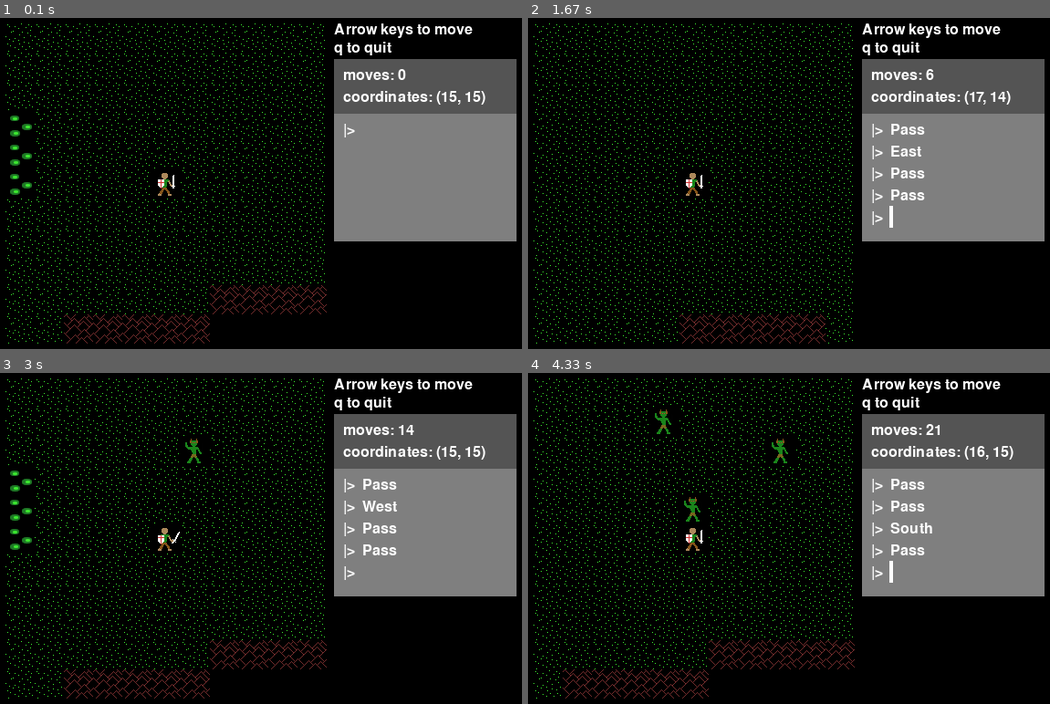
Above: before the commit, frames 1-4 (two rows, left to right).
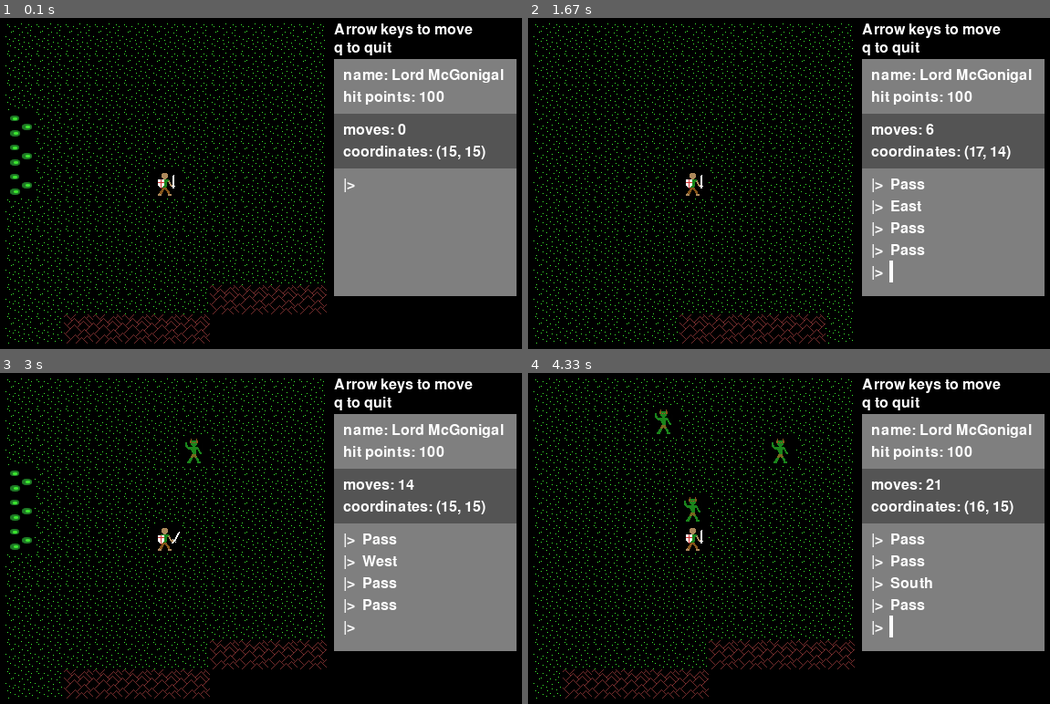
Above: after the commit, the same moments.

Repository: josh-reynolds/Python
Game: pygame game, started from pygame/nulltima/demo.py
Two runs of this game, one before a commit and one after it. Both use one fixed random seed, a clock stepped at 60 frames per second and the inputs below.
Inputs:
- Up to frame 1 (0.1 s): no input
- Up to frame 2 (1.67 s): hold Right 0.33-0.8 s; hold Up 0.83-1.13 s; tap Space at 0.9, 1.23, 1.53 s; hold Right 1.17-1.63 s
- Up to frame 3 (3 s): hold Left 1.67-2.2 s; tap Space at 1.73, 2.03, 2.3, 2.63, 2.93 s; hold Down 2.23-2.53 s; hold Left 2.57-2.97 s
- Up to frame 4 (4.33 s): hold Up 3-3.37 s; tap Space at 3.07, 3.47, 3.77, 4.13 s; hold Right 3.4-4.03 s; hold Down from 4.07 s (still down)

The runs differ from the first frame. In frame 1, 17% of the frame differs, in the area x 63-99%, y 12-85%; in frame 2, 18%; in frame 3, 18%; in frame 4, 18%.

Commit message:
Adding PlayerStatusDisplay and some data fields to Player

Diff:
--- a/pygame/nulltima/demo.py
+++ b/pygame/nulltima/demo.py
@@ -9,8 +9,9 @@
         Grid(size=(11, 11), pos=(60, 60))
         Text(text='Arrow keys to move', pos=(420, 60))
         Text(text='q to quit', pos=(420, 80))
-        StatusDisplay(pos=(420,100))
-        Console(pos=(420, 160))
+        PlayerStatusDisplay(pos=(420,100))
+        StatusDisplay(pos=(420,160))
+        Console(pos=(420, 220))
 
 if __name__ == '__main__':
     Demo().run()
--- a/pygame/nulltima/game.py
+++ b/pygame/nulltima/game.py
@@ -77,6 +77,40 @@
     def on_notify(self, last_move, player_position):
         self.moves += 1
         self.player_position = player_position
+
+class PlayerStatusDisplay(Component):
+    def __init__(self, pos):
+        super().__init__(pos)
+        Game.level.player.add_observer(self)
+        self.bg = Color('gray50')
+        self.name = ""
+        self.hit_points = ""
+        self.on_notify(Game.level.player.name, Game.level.player.hit_points)
+        self.render()
+
+    def render(self):
+        self.width = 200
+
+        contents = ["name: " + str(self.name),
+                    "hit points: " + str(self.hit_points)]
+        maxlines = len(contents) + 1
+
+        self.img = pygame.Surface((self.width, 20 + maxlines * self.fontsize))
+        self.img.fill(self.bg)
+        self.rect = self.img.get_rect()
+        self.rect.topleft = self.pos
+
+        for i,line in enumerate(contents):
+            text = self.font.render(line, True, self.fontcolor)
+            self.img.blit(text, (10, 10 + i * self.fontsize))
+
+    def draw(self):
+        self.render()
+        Game.screen.blit(self.img, self.rect)
+
+    def on_notify(self, name, hit_points):
+        self.name = name
+        self.hit_points = hit_points
 
 class Console(Component):
     def __init__(self, pos):
--- a/pygame/nulltima/player.py
+++ b/pygame/nulltima/player.py
@@ -11,6 +11,20 @@
             Player.images = [pygame.image.load("./images/player_0.png"),
                              pygame.image.load("./images/player_1.png")]
         self.images = Player.images
+        self.name = "Lord McGonigal"
+        self.hit_points = 100
+        self.observers = []
+
+    def update(self):
+        super().update()
+        for observer in self.observers:
+            observer.on_notify(self.name, self.hit_points)
+
+    def move(self, dx, dy):
+        super().move(dx, dy)
+
+    def add_observer(self, observer):
+        self.observers.append(observer)
 
     def no_action(self):
         pass
